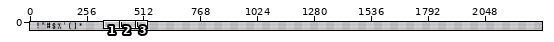
Two versions of one pixel-art file, assets/simplefont.aseprite. Above: a wide view before the commit, with the close-up outlined.
Close-up. The starting point:
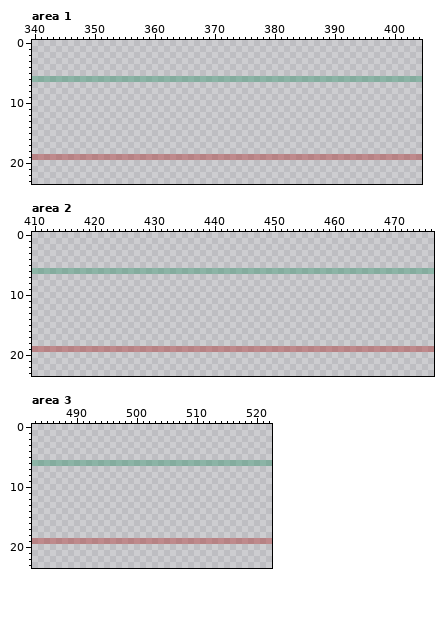
2304x24 pixels, 1 frame. Shown: area 1: x 340..404, y 0..23; area 2: x 410..476, y 0..23; area 3: x 483..522, y 0..23. The commit also changed other parts of the picture, which this record leaves out.
The result:
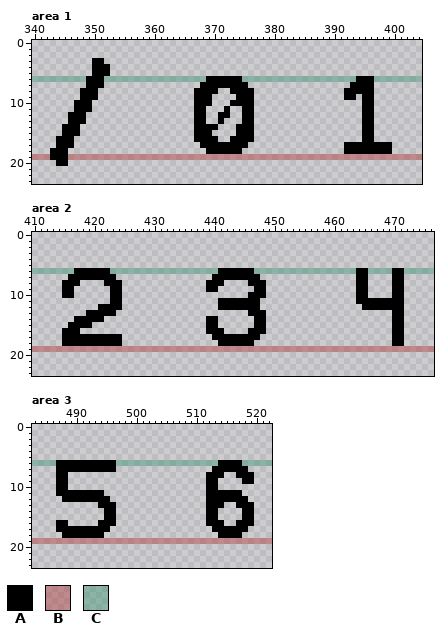
Palette (. is transparent): A #000000  B #ac32326e  C #37946e6e
Changes in this commit:
Area 1, layer "Layer 2":
y 3: x 350..351 .. -> AA
y 4..5: x 350..352 ... -> AAA
y 6: x 349..351 CCC -> AAA; x 369..374 CCCCCC -> AAAAAA; x 394..396 CCC -> AAA
y 7: x 349..351 ... -> AAA; x 368..375 ........ -> AAAAAAAA; x 393..396 .... -> AAAA
y 8: x 348..350 ... -> AAA; x 367..370 .... -> AAAA; x 373..376 .... -> AAAA; x 392..396 ..... -> AAAAA
y 9: x 348..350 ... -> AAA; x 367..369 ... -> AAA; x 374..376 ... -> AAA; x 392..393 .. -> AA; x 395..396 .. -> AA
y 10: x 347..349 ... -> AAA; x 367..369 ... -> AAA; x 373..376 .... -> AAAA; x 395..396 .. -> AA
y 11: x 347..349 ... -> AAA; x 367..368 .. -> AA; x 372 . -> A; x 375..376 .. -> AA; x 395..396 .. -> AA
y 12: x 346..348 ... -> AAA; x 367..368 .. -> AA; x 371..372 .. -> AA; x 375..376 .. -> AA; x 395..396 .. -> AA
y 13: x 346..348 ... -> AAA; x 367..368 .. -> AA; x 371 . -> A; x 375..376 .. -> AA; x 395..396 .. -> AA
y 14: x 345..347 ... -> AAA; x 367..370 .... -> AAAA; x 374..376 ... -> AAA; x 395..396 .. -> AA
y 15: x 345..347 ... -> AAA; x 367..369 ... -> AAA; x 374..376 ... -> AAA; x 395..396 .. -> AA
y 16: x 344..346 ... -> AAA; x 367..370 .... -> AAAA; x 373..376 .... -> AAAA; x 395..396 .. -> AA
y 17: x 344..346 ... -> AAA; x 368..375 ........ -> AAAAAAAA; x 392..399 ........ -> AAAAAAAA
y 18: x 343..345 ... -> AAA; x 369..374 ...... -> AAAAAA; x 392..399 ........ -> AAAAAAAA
y 19: x 343..345 BBB -> AAA
y 20: x 344..345 .. -> AA
Area 2, layer "Layer 2":
y 6: x 417..422 CCCCCC -> AAAAAA; x 441..446 CCCCCC -> AAAAAA; x 464..465 CC -> AA; x 470..471 CC -> AA
y 7: x 416..423 ........ -> AAAAAAAA; x 440..447 ........ -> AAAAAAAA; x 464..465 .. -> AA; x 470..471 .. -> AA
y 8: x 415..417 ... -> AAA; x 422..424 ... -> AAA; x 439..441 ... -> AAA; x 446..448 ... -> AAA; x 464..465 .. -> AA; x 470..471 .. -> AA
y 9: x 415..416 .. -> AA; x 423..424 .. -> AA; x 439..440 .. -> AA; x 447..448 .. -> AA; x 464..465 .. -> AA; x 470..471 .. -> AA
y 10: x 415..416 .. -> AA; x 423..424 .. -> AA; x 446..448 ... -> AAA; x 464..465 .. -> AA; x 470..471 .. -> AA
y 11: x 423..424 .. -> AA; x 441..447 ....... -> AAAAAAA; x 464..471 ........ -> AAAAAAAA
y 12: x 421..424 .... -> AAAA; x 441..447 ....... -> AAAAAAA; x 465..471 ....... -> AAAAAAA
y 13: x 419..423 ..... -> AAAAA; x 446..448 ... -> AAA; x 470..471 .. -> AA
y 14: x 417..421 ..... -> AAAAA; x 439..440 .. -> AA; x 447..448 .. -> AA; x 470..471 .. -> AA
y 15: x 416..419 .... -> AAAA; x 439..440 .. -> AA; x 447..448 .. -> AA; x 470..471 .. -> AA
y 16: x 415..417 ... -> AAA; x 439..441 ... -> AAA; x 446..448 ... -> AAA; x 470..471 .. -> AA
y 17: x 415..424 .......... -> AAAAAAAAAA; x 440..447 ........ -> AAAAAAAA; x 470..471 .. -> AA
y 18: x 415..424 .......... -> AAAAAAAAAA; x 441..446 ...... -> AAAAAA; x 470..471 .. -> AA
Area 3, layer "Layer 2":
y 6: x 487..496 CCCCCCCCCC -> AAAAAAAAAA; x 514..517 CCCC -> AAAA
y 7: x 487..496 .......... -> AAAAAAAAAA; x 513..518 ...... -> AAAAAA
y 8: x 487..488 .. -> AA; x 512..514 ... -> AAA; x 517..519 ... -> AAA
y 9: x 487..488 .. -> AA; x 512..513 .. -> AA; x 518..519 .. -> AA
y 10: x 487..488 .. -> AA; x 512..513 .. -> AA
y 11: x 487..494 ........ -> AAAAAAAA; x 512..517 ...... -> AAAAAA
y 12: x 488..495 ........ -> AAAAAAAA; x 512..518 ....... -> AAAAAAA
y 13: x 494..496 ... -> AAA; x 512..514 ... -> AAA; x 517..519 ... -> AAA
y 14..15: x 495..496 .. -> AA; x 512..513 .. -> AA; x 518..519 .. -> AA
y 16: x 487..488 .. -> AA; x 494..496 ... -> AAA; x 512..514 ... -> AAA; x 517..519 ... -> AAA
y 17: x 487..495 ......... -> AAAAAAAAA; x 513..518 ...... -> AAAAAA
y 18: x 488..494 ....... -> AAAAAAA; x 514..517 .... -> AAAA
Boxes around the changes in both close-ups, in picture pixels (x1, y1, x2, y2):
changed: (50, 58, 110, 166)
changed: (194, 76, 254, 154)
changed: (344, 76, 392, 154)
changed: (62, 268, 122, 346)
changed: (206, 268, 266, 346)
changed: (356, 268, 404, 346)
changed: (56, 460, 116, 538)
changed: (206, 460, 254, 538)
